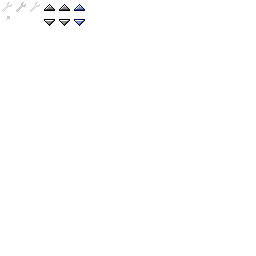
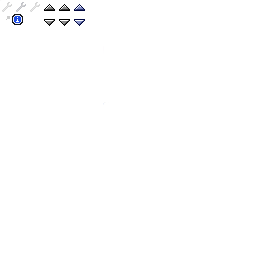
The second (256, 256) image is a revision of the first. Changes to its layers:
painted on "Icons" over 12, 14, 23, 25
